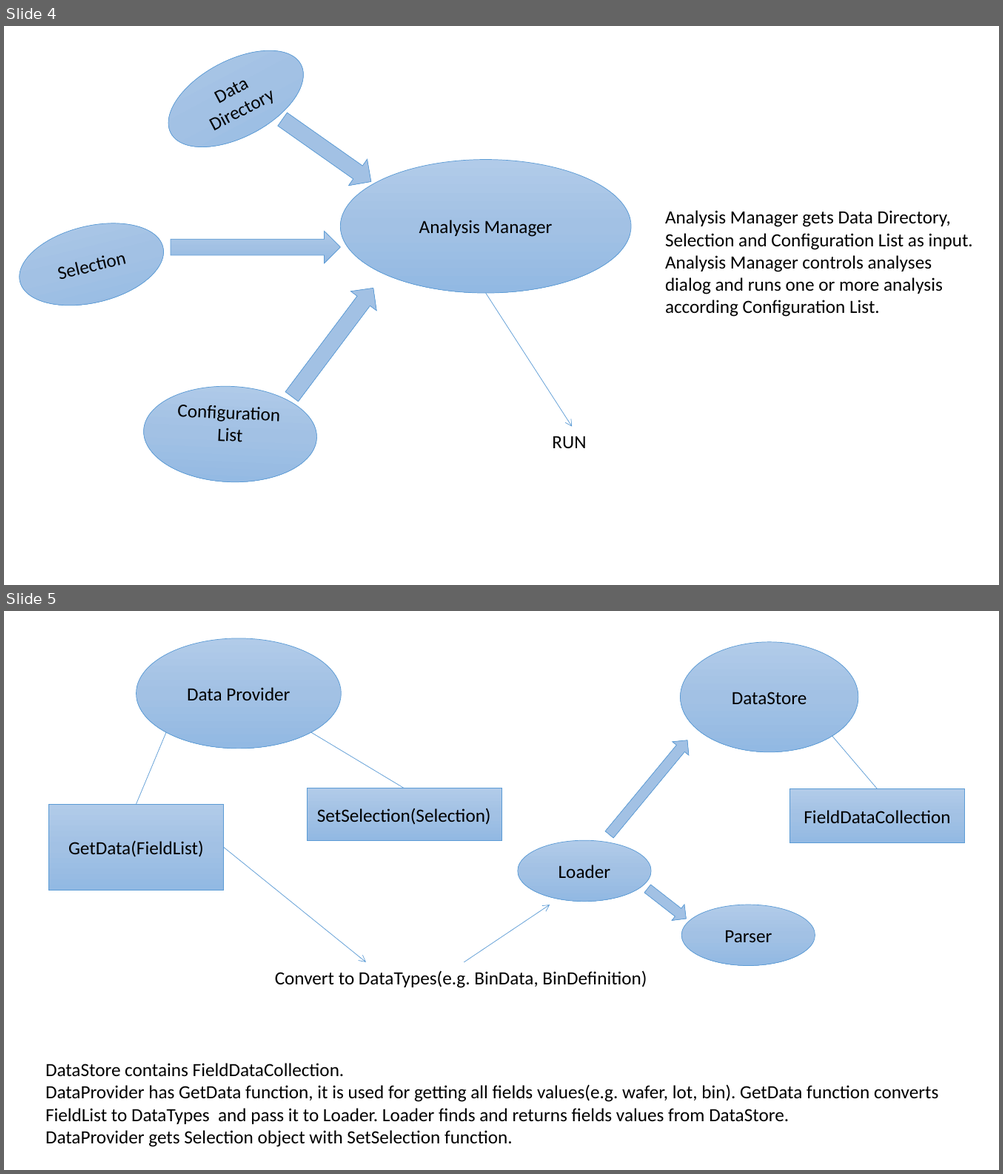
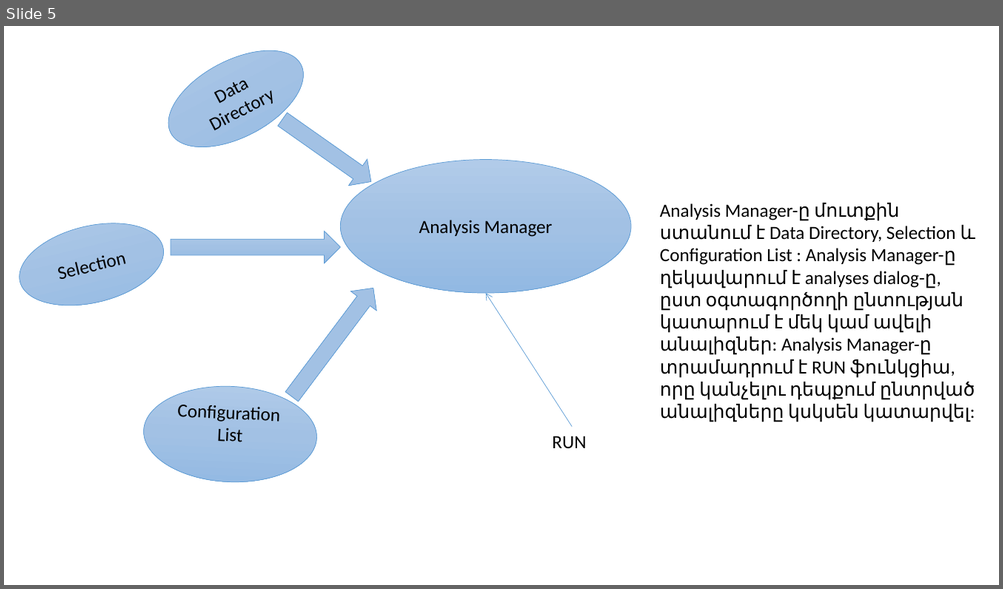
Before and after one commit to Mesrop-Gevorgyan/ATRChipset, a slide deck: Doc/Architecture_slide.pptx. Shown one above the other, each under a label of ours: slides 4 and 5 before the commit, slide 5 after it. The pictures are 1003x1174 and 1003x589 pixels, drawn with LibreOffice and Linux fonts; fonts in the diff are those of the drawing. Boxes give left, top, right and bottom in pixels: in the first picture for what was removed or moved away, otherwise in the second. Text is boxed around its words. In the diff, an @@ line names an element or a change of style, - is before the commit and + after.

```diff
--- a/Doc/Architecture_slide.pptx
+++ b/Doc/Architecture_slide.pptx
@@ slide 5 removed at box(4, 611, 999, 1170), background #FFFFFF @@
@@ right arrow removed at box(601, 734, 695, 842) @@
@@ group removed at box(48, 638, 965, 988): 4 ellipses, 3 rectangles, 3 lines, 2 arrows, 1 right arrow, 1 text @@
-Data Provider
-DataStore
-Loader
-Parser
-GetData(FieldList)
-Convert to DataTypes(e.g. BinData, BinDefinition)
-SetSelection(Selection)
-FieldDataCollection
@@ text removed at box(45, 1063, 938, 1147) @@
-DataStore contains FieldDataCollection.
-DataProvider has GetData function, it is used for getting all fields values(e.g. wafer, lot, bin). GetData function converts FieldList to DataTypes and pass it to Loader. Loader finds and returns fields values from DataStore.
-DataProvider gets Selection object with SetSelection function.
@@ what was slide 4 is now slide 5 @@
@@ slide 5 changed as well @@
@@ text at box(660, 203, 975, 423): text changed @@
-Analysis Manager gets Data Directory, Selection and Configuration List as input. Analysis Manager controls analyses dialog and runs one or more analysis according Configuration List.
+Analysis Manager-ը մուտքին ստանում է Data Directory, Selection և Configuration List : Analysis Manager-ը ղեկավարում է analyses dialog-ը, ըստ օգտագործողի ընտության կատարում է մեկ կամ ավելի անալիզներ: Analysis Manager-ը տրամադրում է RUN ֆունկցիա, որը կանչելու դեպքում ընտրված անալիզները կսկսեն կատարվել:
@@ arrow moved from (486, 293) - (572, 426) to (572, 426) - (486, 293) @@
```
Also in this commit, not shown: 1 other slide changed, 6 slides added, 3 other slides removed.
